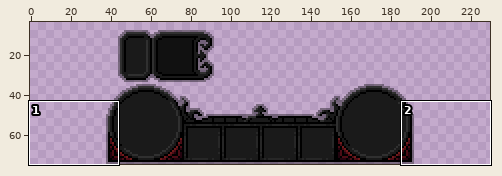
Two states of a pixel-art file, Rogue/Sprites/CharacterUI.aseprite. The first picture is a wide view before the edit; the outline marks the close-up.
Close-up. Before the commit:
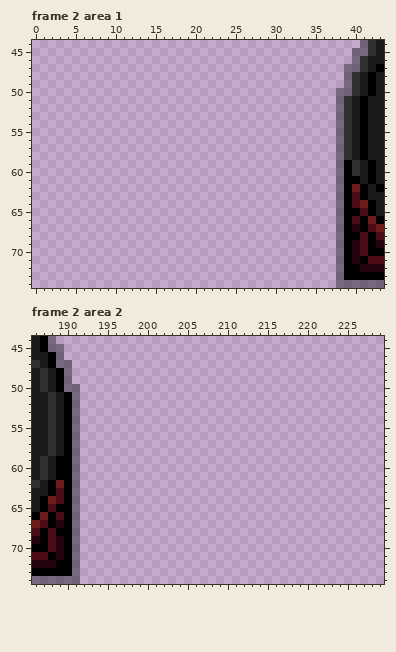
230x75 pixels, 2 frames. Colours within 5 levels of each other are drawn and written as one. Shown: frame 2 area 1: x 0..43, y 44..74; frame 2 area 2: x 186..229, y 44..74. The wide view leaves out empty margins. The commit also changed other frames or places, which this record leaves out.
The same view after the edit:
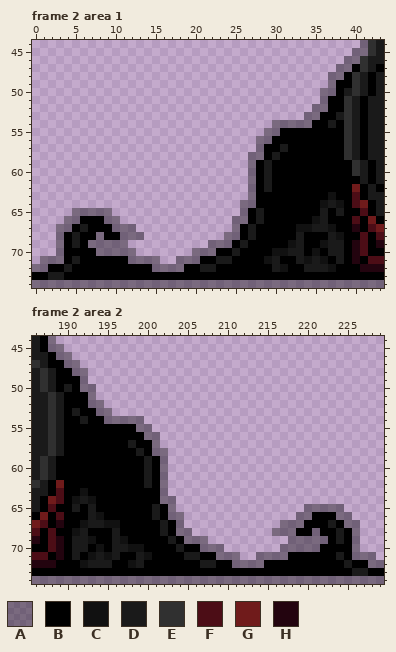
Palette (. is transparent): A #00000060  B #000000  C #111111  D #1a1a1a  E #303030  F #4c0d16  G #701b1b  H #23040f
Change:
Frame 2 area 1, layers "UI", "Shadow":
y 46: x 39 . -> A
y 47: x 38 . -> A; x 40 A -> B
y 48: x 37..39 ..A -> AAB
y 49: x 37..39 ..A -> ABB
y 50: x 36..39 ..AA -> AABD
y 51: x 36..38 ..A -> ABB
y 52: x 35..38 ...A -> AABB
y 53: x 34..38 ....A -> AABBD
y 54: x 30..38 ........A -> AAAAABBDB
y 55: x 29..38 .........A -> AABBBBBBBB
y 56: x 28..38 ..........A -> AABBBBBBBBB
y 57: x 28..38 ..........A -> ABBDBBBBBBB
y 58: x 27..38 ...........A -> AABDBBBBBBBB
y 59..62: x 27..38 ...........A -> ABDBBBBBBBBB
y 63: x 27..38 ...........A -> ABBBBBBBBBCB
y 64: x 26..38 ............A -> AABBBBBBBBCDC
y 65: x 5..9 ..... -> AAAAA; x 26..38 ............A -> ABDBBBBBBBDBD
y 66: x 4..10 ....... -> AABBBAA; x 25..38 .............A -> AABDBBBBBBCDBB
y 67: x 3..12 .......... -> AABDBBBAAA; x 25..38 .............A -> ABDBBBBBCCDDCB
y 68: x 3..13 ........... -> ABDBBABBAAA; x 24..38 ..............A -> AABDBBBBBDBBBDC
y 69: x 3..11 ......... -> ABDBAAAAA; x 22..38 ................A -> AAABDBBBBBCDBBCDD
y 70: x 3..12 .......... -> ABBBBAAAAA; x 20..38 ..................A -> AAABBDBBBBCCDDBCBDD
y 71: x 1..15 ............... -> AAABDBBBBBBAAAA; x 18..38 ....................A -> AAABBDDBBBBCDBBDCDCBD
y 72: x 0..38 ......................................A -> AABBDBBBBBBBBBBAAAABBDDBBBBBBBDCBBDDDCB
y 73: x 0..38 ......................................A -> BBDDBBBBBBBBBBBBBBBBBBBBBBBBBBBBBBBBBBB
y 74: x 0..37 ...................................... -> AAAAAAAAAAAAAAAAAAAAAAAAAAAAAAAAAAAAAA
Frame 2 area 2, layers "UI", "Shadow":
y 46: x 190 . -> A
y 47: x 189 A -> B; x 191 . -> A
y 48: x 190..192 A.. -> BAA
y 49: x 190..192 A.. -> BBA
y 50: x 190..193 AA.. -> DBAA
y 51: x 191..193 A.. -> BBA
y 52: x 191..194 A... -> BBAA
y 53: x 191..195 A.... -> DBBAA
y 54: x 191..199 A........ -> BDBBAAAAA
y 55: x 191..200 A......... -> BBBBBBBBAA
y 56: x 191..201 A.......... -> BBBBBBBBBAA
y 57: x 191..201 A.......... -> BBBBBBBDBBA
y 58: x 191..202 A........... -> BBBBBBBBDBAA
y 59..62: x 191..202 A........... -> BBBBBBBBBDBA
y 63: x 191..202 A........... -> BCBBBBBBBBBA
y 64: x 191..203 A............ -> CDCBBBBBBBBAA
y 65: x 191..203 A............ -> DBDBBBBBBBDBA; x 220..224 ..... -> AAAAA
y 66: x 191..204 A............. -> BBDCBBBBBBDBAA; x 219..225 ....... -> AABBBAA
y 67: x 191..204 A............. -> BCDDCCBBBBBDBA; x 217..226 .......... -> AAABBBDBAA
y 68: x 191..205 A.............. -> CDBBBDBBBBBDBAA; x 216..226 ........... -> AAABBABBDBA
y 69: x 191..207 A................ -> DDCBBDCBBBBBDBAAA; x 218..226 ......... -> AAAAABDBA
y 70: x 191..209 A.................. -> DDBCBDDCCBBBBDBBAAA; x 217..226 .......... -> AAAAABBBBA
y 71: x 191..211 A.................... -> DBCDCDBBDCBBBBDDBBAAA; x 214..228 ............... -> AAAABBBBBBDBAAA
y 72: x 191..229 A...................................... -> BCDDDBBCDBBBBBBBDDBBAAAABBBBBBBBBBDBBAA
y 73: x 191..229 A...................................... -> BBBBBBBBBBBBBBBBBBBBBBBBBBBBBBBBBBBDDBB
y 74: x 192..229 ...................................... -> AAAAAAAAAAAAAAAAAAAAAAAAAAAAAAAAAAAAAA
